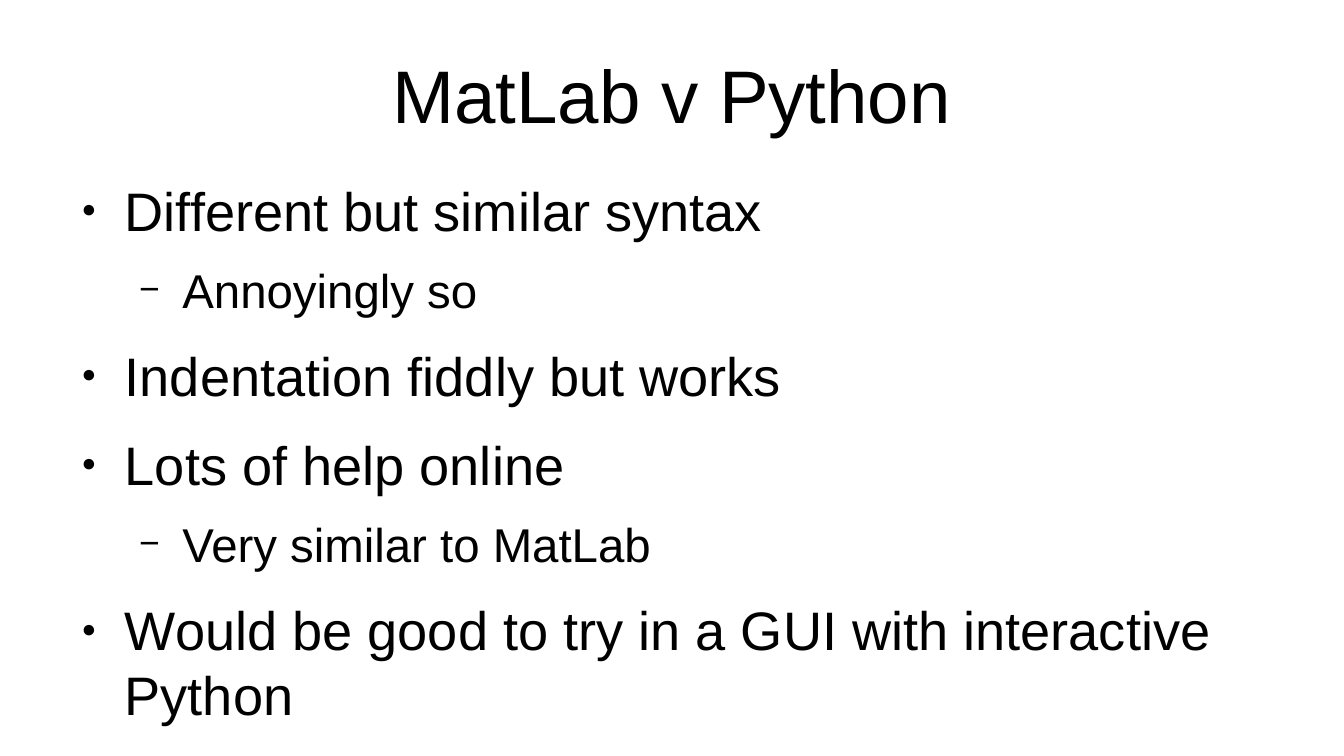
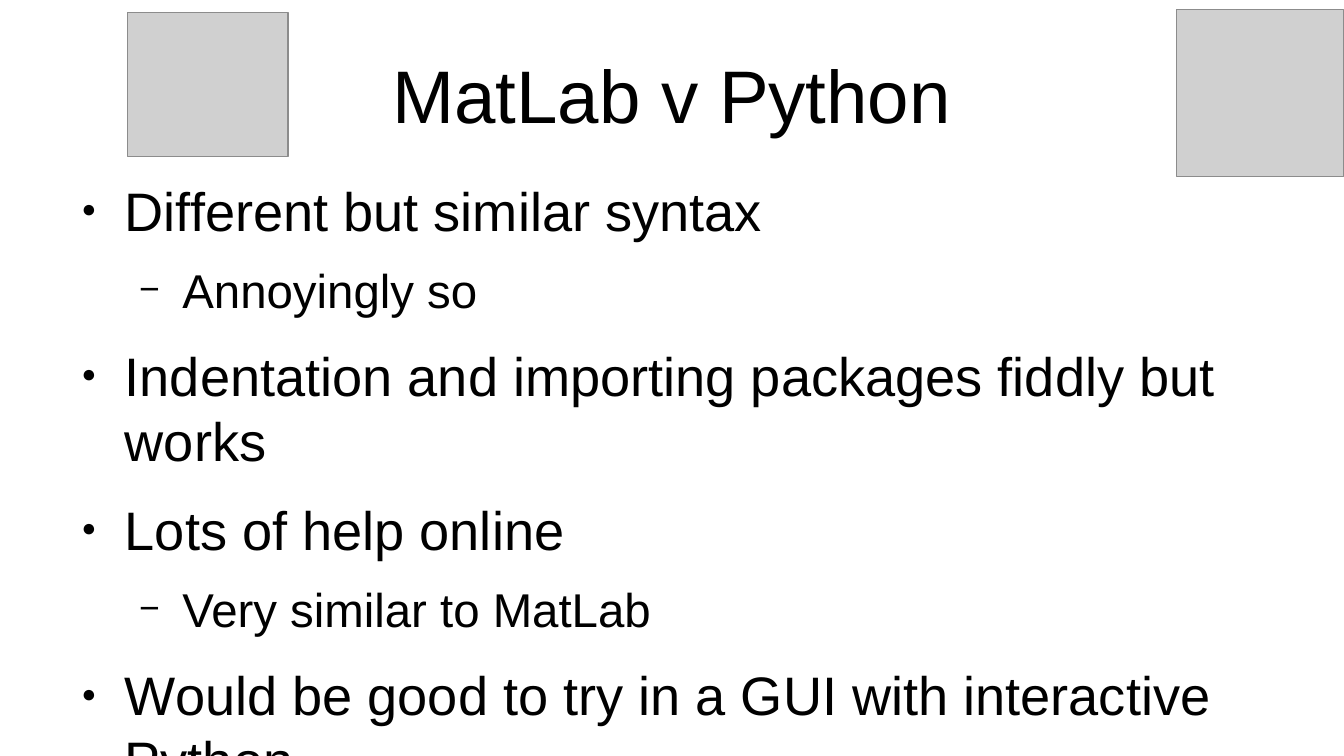
Before and after one commit to smd62/numerics, a slide deck: slide 2 of LinAdvecPresentation.odp. Drawn at 1344x756 pixels with LibreOffice and Linux fonts; fonts in the diff are those of the drawing; grey boxes stand for pictures. Boxes give left, top, right and bottom in pixels: in the first picture for what was removed or moved away, otherwise in the second. Text is boxed around its words. In the diff, an @@ line names an element or a change of style, - is before the commit and + after.

```diff
--- a/LinAdvecPresentation.odp
+++ b/LinAdvecPresentation.odp
@@ picture added at box(128, 12, 288, 156) @@
@@ picture added at box(1177, 10, 1344, 177) @@
@@ text at box(125, 356, 1214, 462): text changed @@
-● Indentation fiddly but works
+● Indentation and importing packages fiddly but works
```
Also in this commit, not shown: 1 slide added, 1 slide removed, 1 other file.
